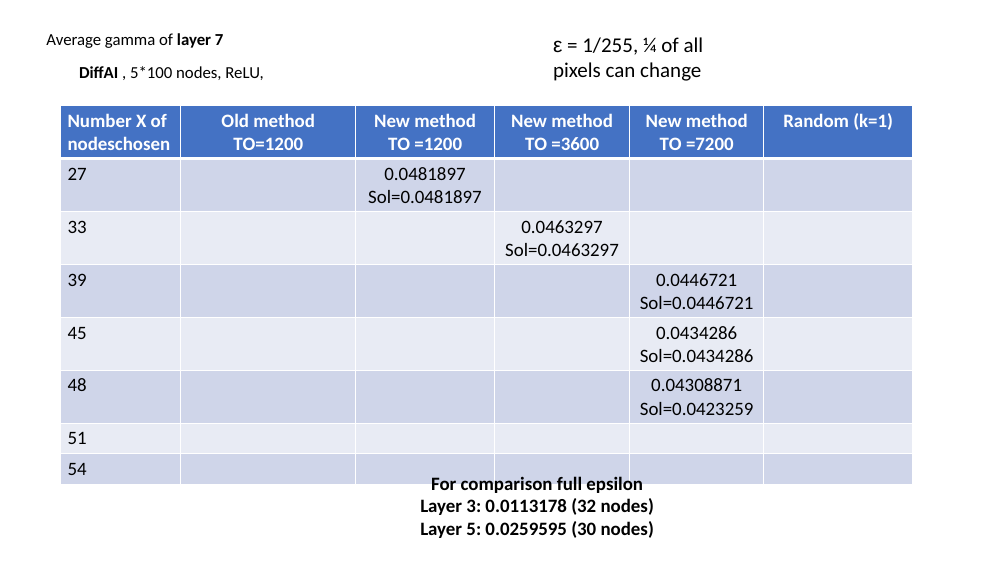
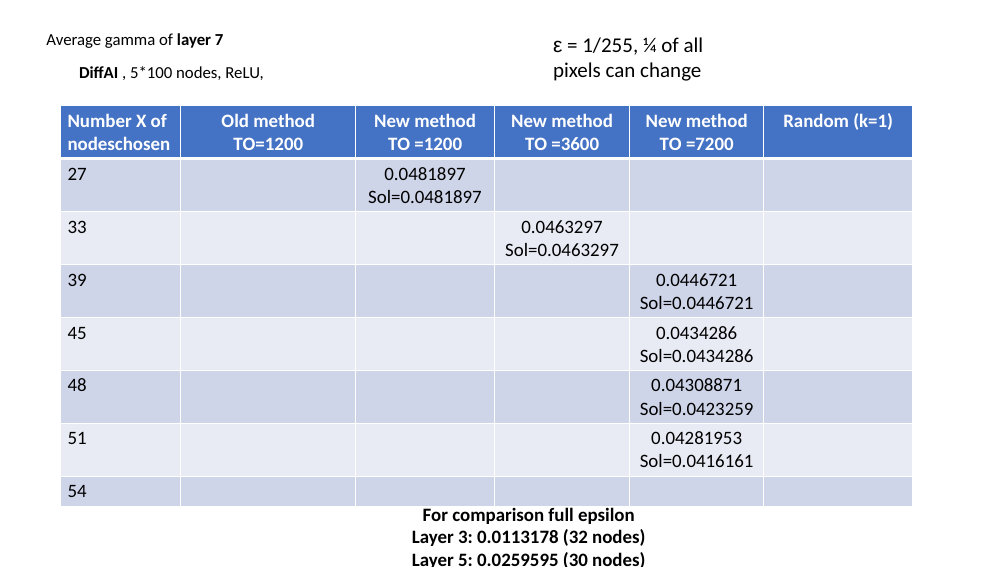
Before and after one commit to blaisegenest/vericompensate, a slide deck: slide 11 of lipschitz/Test.pptx. Drawn at 1008x567 pixels with LibreOffice and Linux fonts; fonts in the diff are those of the drawing. Boxes give left, top, right and bottom in pixels: in the first picture for what was removed or moved away, otherwise in the second. Text is boxed around its words. In the diff, an @@ line names an element or a change of style, - is before the commit and + after.

Commit message:
update table

```diff
--- a/lipschitz/Test.pptx
+++ b/lipschitz/Test.pptx
@@ table at bbox=[60, 105, 913, 507] @@
-row 7, column 5: 
+row 7, column 5: 0.04281953 / Sol=0.0416161
@@ text "For comparison full epsilon": place and size @@
-text "For comparison full epsilon" at bbox=[420, 474, 654, 538]
+text "For comparison full epsilon" at bbox=[412, 505, 645, 567]
```
